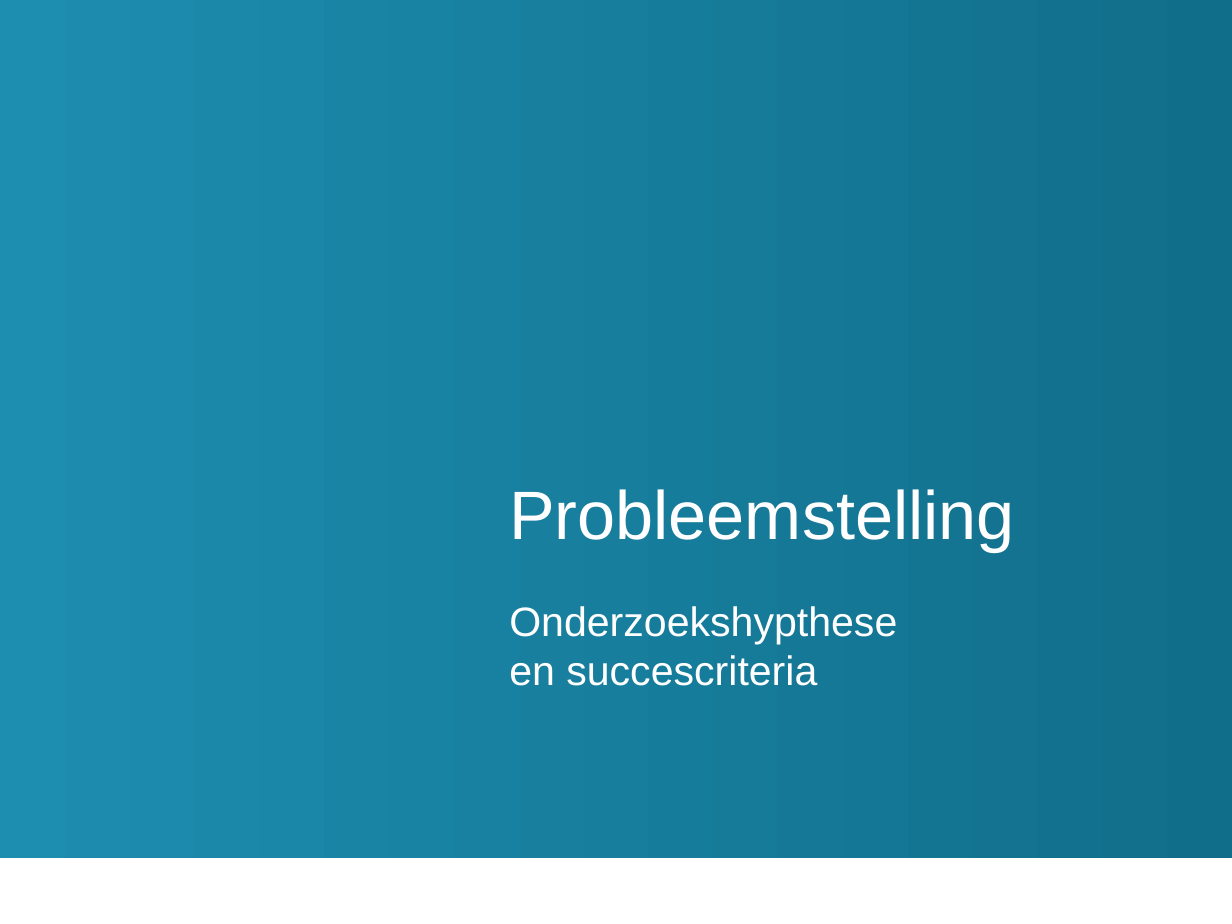
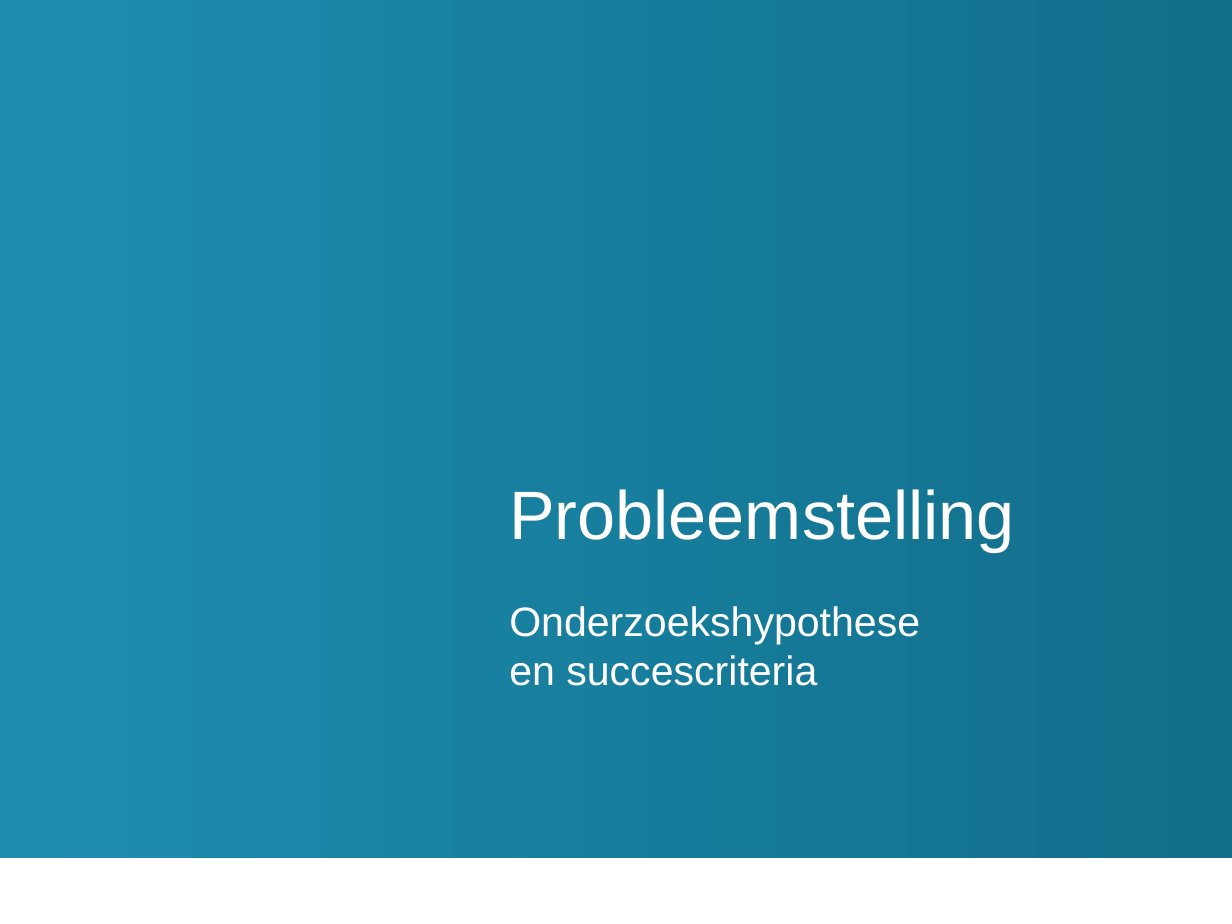
Before and after one commit to TomDeGroote/Bachelorproef, a slide deck: slide 9 of Paper/Finale Presentatie/presentatie.pptx. Drawn at 1232x924 pixels with LibreOffice and Linux fonts; fonts in the diff are those of the drawing; background and template pictures are left out. Boxes give left, top, right and bottom in pixels: in the first picture for what was removed or moved away, otherwise in the second. Text is boxed around its words. In the diff, an @@ line names an element or a change of style, - is before the commit and + after.

```diff
--- a/Paper/Finale Presentatie/presentatie.pptx
+++ b/Paper/Finale Presentatie/presentatie.pptx
@@ subtitle at [509,606,920,644]: text changed @@
-Onderzoekshypthese
+Onderzoekshypothese
```
Also in this commit, not shown: 13 other slides changed, 3 slides added, 3 slides removed, 8 other files.
